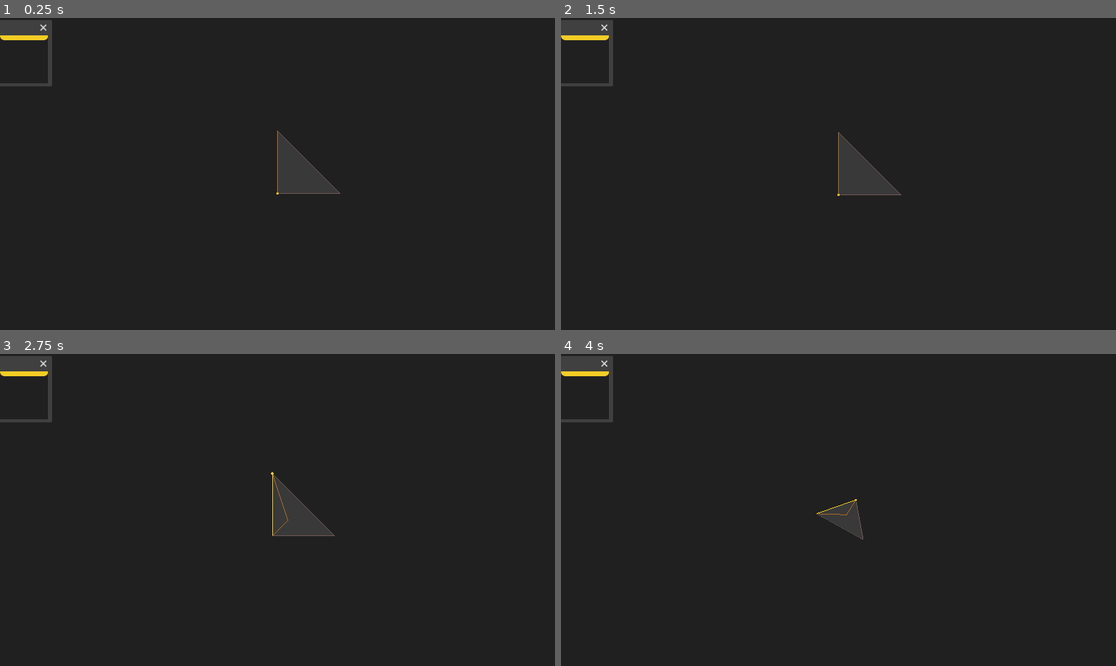
Above: before the commit, frames 1-4 (two rows, left to right).
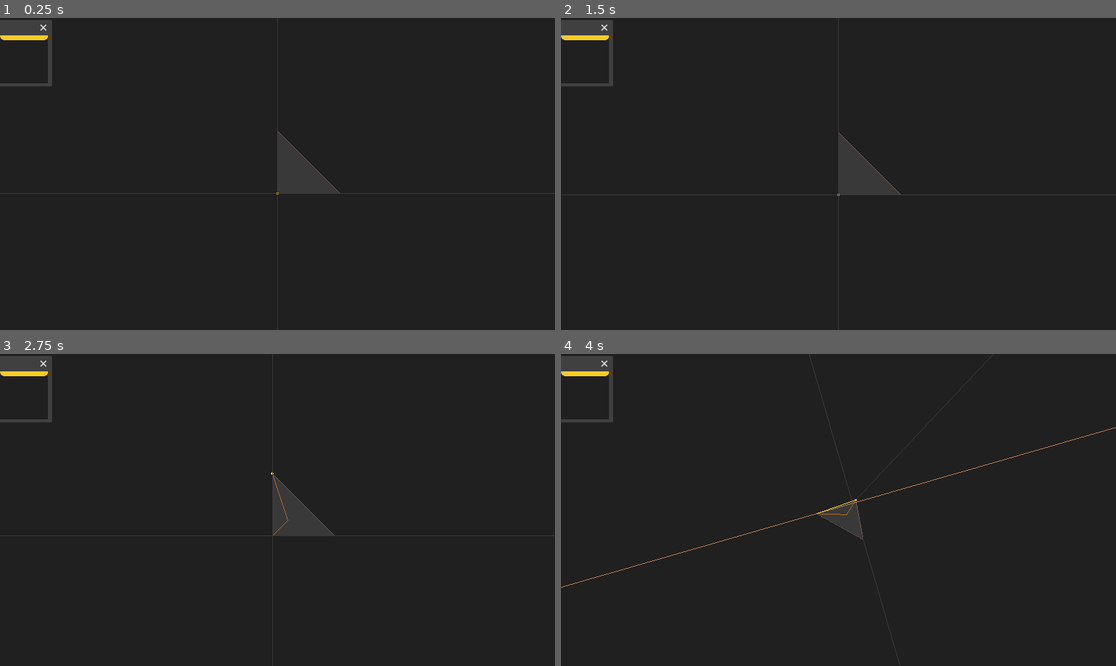
Above: after the commit, the same moments.

Repository: Y-o-p/gizmo
Game: Godot game, scene res://scenes/main.tscn
Two runs of this game, one before a commit and one after it. Both use one fixed random seed, a clock stepped at 60 frames per second and the inputs below.
Inputs (mouse positions are in pixels of both pictures, inside the frame that each line leads up to):
- Up to frame 1 (0.25 s): no input
- Up to frame 2 (1.5 s): tap Enter (ui_accept) at 0.5, 0.77, 1.25 s; move the mouse to (960, 158) at 0.52 s; hold Right (ui_right) 0.53-1.28 s; hold W (create_lindenmayer) 0.53-1.28 s; click (960, 158) at 0.67 s; move the mouse to (727, 189) at 1.27 s; hold Down (ui_down) from 1.28 s (still down); tap M (macro) at 1.35 s
- Up to frame 3 (2.75 s): tap Enter (ui_accept) at 1.52, 2 s; move the mouse to (333, 441) at 2.02 s; release Down (ui_down) at 2.03 s; hold Right (ui_right) from 2.03 s (still down); hold Middle mouse button (rotate_mode) from 2.03 s (still down)
- Up to frame 4 (4 s): tap Enter (ui_accept) at 2.75, 3.02, 3.5, 3.77 s; move the mouse to (832, 516) at 2.77 s; release Right (ui_right) at 2.78 s; release Middle mouse button (rotate_mode) at 2.78 s; hold Up (ui_up) 2.78-3.53 s; click (832, 516) at 2.85 s; move the mouse to (1005, 556) at 3.52 s; hold Down (ui_down) from 3.53 s (still down); hold Space (swap_projection) from 3.53 s (still down)

The runs differ from the first frame. In frame 1, 0.3% of the frame differs, in the area x 0-100%, y 0-100%; in frame 2, 0.3%; in frame 3, 0.3%; in frame 4, 0.4%.

Commit message:
Fixed axes not visible issue.

Diff:
--- a/gizmo/scenes/main.tscn
+++ b/gizmo/scenes/main.tscn
@@ -18,9 +18,6 @@
 [node name="ModelView" type="Node"]
 
 [node name="Model" parent="." instance=ExtResource("2_0xm2m")]
-
-[node name="Axes" parent="Model" index="3"]
-script = null
 
 [node name="GUI" type="CanvasLayer" parent="."]
 
@@ -57,5 +54,3 @@
 custom_minimum_size = Vector2(0, 10)
 layout_mode = 2
 theme_override_styles/panel = SubResource("StyleBoxFlat_sugp2")
-
-[editable path="Model"]
--- a/gizmo/scenes/model.tscn
+++ b/gizmo/scenes/model.tscn
@@ -4,7 +4,7 @@
 [ext_resource type="Script" uid="uid://bgqy5n4t8ih30" path="res://scripts/command.gd" id="1_yyhii"]
 [ext_resource type="Script" uid="uid://21b5m0wyjjr1" path="res://scripts/camera_3d.gd" id="2_d5leo"]
 [ext_resource type="Script" uid="uid://dg6ak33eu1avv" path="res://scripts/model_overlay.gd" id="2_yyhii"]
-[ext_resource type="Script" path="res://axes.gd" id="6_jpifx"]
+[ext_resource type="Script" uid="uid://bjakpnm48wdg7" path="res://scripts/axes.gd" id="3_yyhii"]
 
 [sub_resource type="Environment" id="Environment_rka1o"]
 background_mode = 1
@@ -34,8 +34,7 @@
 environment = SubResource("Environment_rka1o")
 
 [node name="Axes" type="Node2D" parent="."]
-z_index = 160
-script = ExtResource("6_jpifx")
+script = ExtResource("3_yyhii")
 
 [node name="Model" type="MeshInstance3D" parent="."]
 material_override = SubResource("StandardMaterial3D_yyhii")
--- a/gizmo/scripts/axes.gd
+++ b/gizmo/scripts/axes.gd
@@ -1,7 +1,7 @@
 extends Node2D
 
 
-var _set_3d_axis_visibility := func(visible: bool): pass
+var _set_3d_axis_visibility := func(_enabled: bool): pass
 
 func _ready():
 	_create_3d_axes()
@@ -19,12 +19,12 @@
 	var z_end = 10000 * Vector3.FORWARD
 	var z_line = Draw3D.line(z_start, z_end, Color("bb7f57"), false)
 	add_child(z_line)
-	_set_3d_axis_visibility = func(visible: bool):
-		x_line.visible = visible
-		y_line.visible = visible
-		z_line.visible = visible
+	_set_3d_axis_visibility = func(enabled: bool):
+		x_line.visible = enabled
+		y_line.visible = enabled
+		z_line.visible = enabled
 
-func _process(delta):
+func _process(_delta):
 	queue_redraw()
 
 func _draw():
